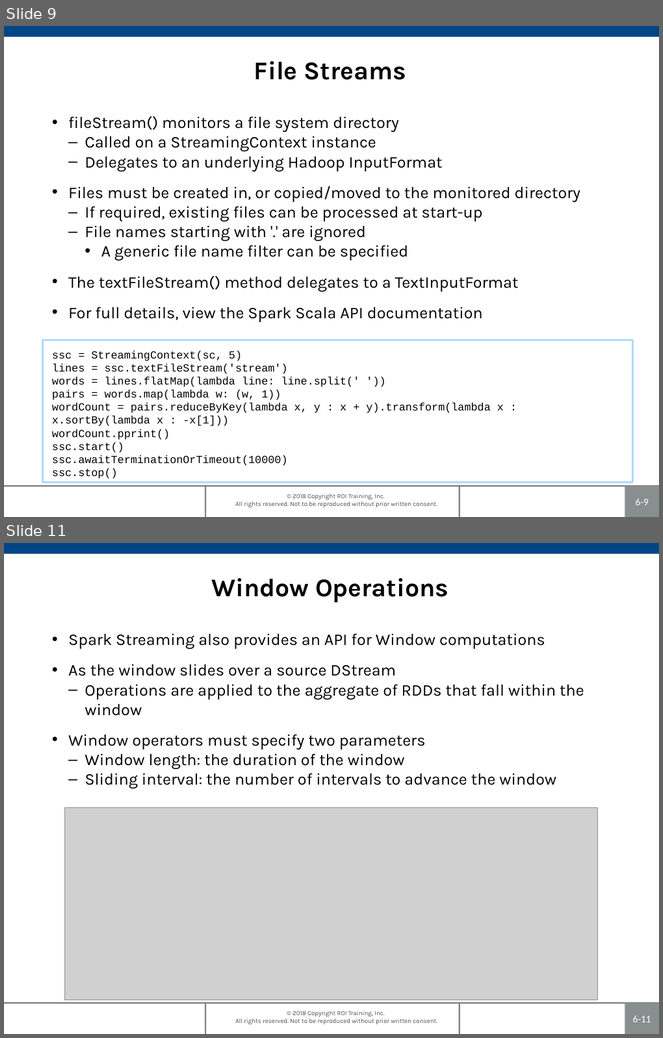
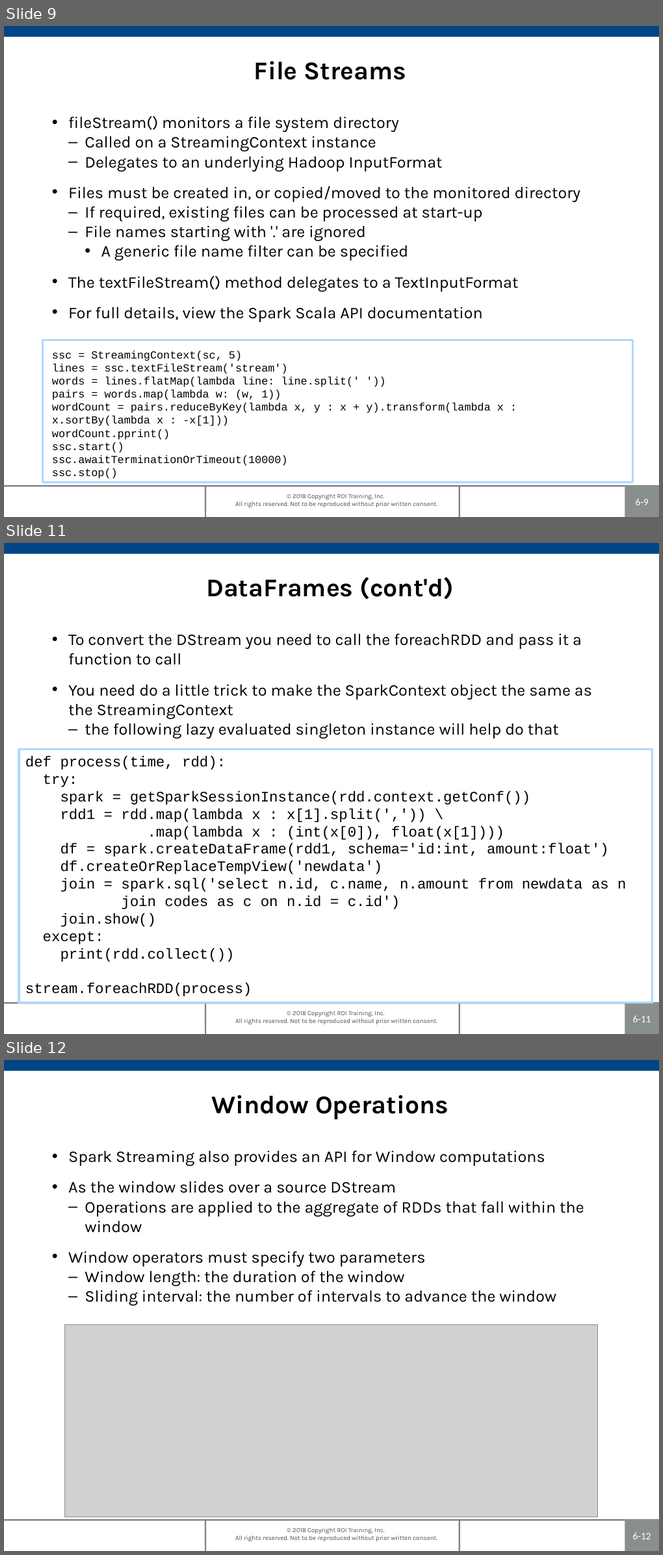
Before and after one commit to roitraining/SparkProgram, a slide deck: Day5/Ch06_SparkStreaming.pptx. Shown one above the other, each under a label of ours: slides 9 and 11 before the commit, slides 9, 11 and 12 after it; the slides between them are not shown. The pictures are 663x1038 and 663x1555 pixels, drawn with LibreOffice and Linux fonts; fonts in the diff are those of the drawing; grey boxes stand for pictures; background and template pictures are left out. Boxes give left, top, right and bottom in pixels: in the first picture for what was removed or moved away, otherwise in the second. Text is boxed around its words. In the diff, an @@ line names an element or a change of style, - is before the commit and + after.

```diff
--- a/Day5/Ch06_SparkStreaming.pptx
+++ b/Day5/Ch06_SparkStreaming.pptx
@@ slide 11 added at (4, 543, 659, 1034), background #FFFFFF; not listed: 6 template elements that a slide beside it also shows @@
@@ title added at (206, 577, 454, 600), 28 pt, text #000000, bold @@
+DataFrames (cont'd)
@@ text added at (68, 633, 592, 739), 18 pt, text #000000 @@
+• To convert the DStream you need to call the foreachRDD and pass it a function to call
+• You need do a little trick to make the SparkContext object the same as the StreamingContext
+  – the following lazy evaluated singleton instance will help do that
@@ rectangle added at (19, 750, 653, 1003), outline #AFD9FF 2.24 pt, 16 pt, text #000000 @@
+def process(time, rdd):
+try:
+spark = getSparkSessionInstance(rdd.context.getConf())
+rdd1 = rdd.map(lambda x : x[1].split(',')) \
+.map(lambda x : (int(x[0]), float(x[1])))
+df = spark.createDataFrame(rdd1, schema='id:int, amount:float')
+df.createOrReplaceTempView('newdata')
+join = spark.sql('select n.id, c.name, n.amount from newdata as n
+join codes as c on n.id = c.id')
+join.show()
+except:
+print(rdd.collect())
+stream.foreachRDD(process)
@@ what was slide 11 is now slide 12 @@
@@ page number at (633, 1533, 651, 1540): text changed @@
-6-11
+6-12
```
Also in this commit, not shown: 1 slide changed, 1 other slide added, 1 slide removed, 10 other files.
